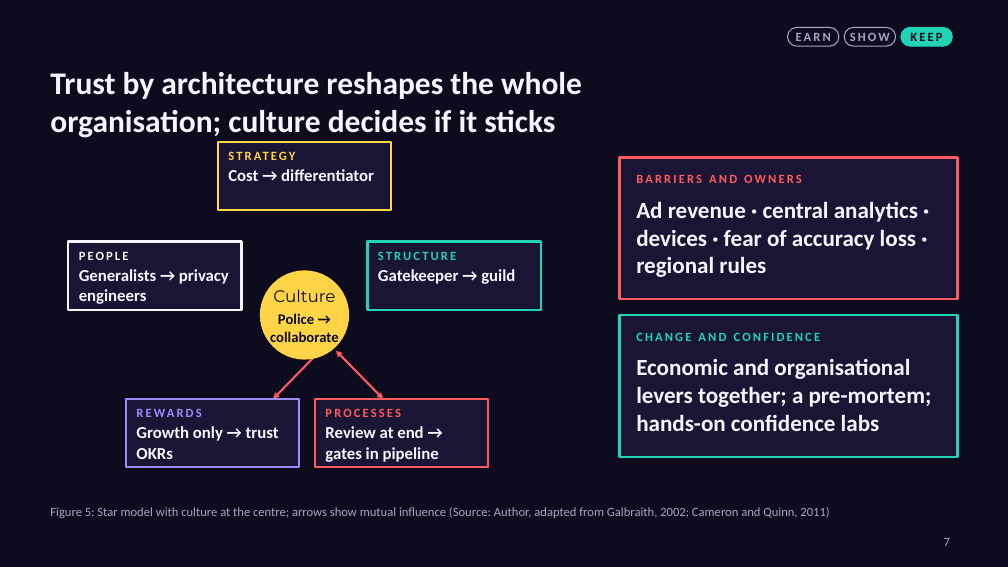
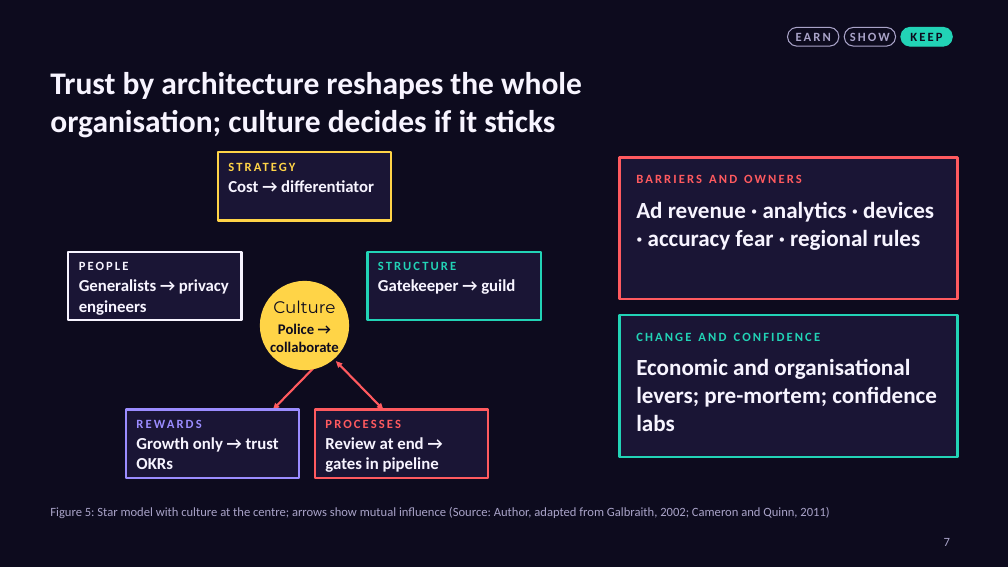
Before and after one commit to karanrg22-svg/skill, a slide deck: slide 7 of output/B_Creative_Visual.pptx. Drawn at 1008x567 pixels with LibreOffice and Linux fonts; fonts in the diff are those of the drawing. Boxes give left, top, right and bottom in pixels: in the first picture for what was removed or moved away, otherwise in the second. Text is boxed around its words. In the diff, an @@ line names an element or a change of style, - is before the commit and + after.

```diff
--- a/output/B_Creative_Visual.pptx
+++ b/output/B_Creative_Visual.pptx
@@ text at (636,201,934,250): text changed @@
-Ad revenue · central analytics · devices · fear of accuracy loss · regional rules
+Ad revenue · analytics · devices · accuracy fear · regional rules
@@ text at (636,358,937,431): text changed @@
-Economic and organisational levers together; a pre-mortem; hands-on confidence labs
+Economic and organisational levers; pre-mortem; confidence labs
@@ 12 texts, 5 rectangles, 2 double arrows, 1 ellipse: place and size @@
-12 texts, 5 rectangles, 2 double arrows, 1 ellipse at (68,142,541,467)
+12 texts, 5 rectangles, 2 double arrows, 1 ellipse at (68,152,541,478)
```
Also in this commit, not shown: 5 other slides changed.
